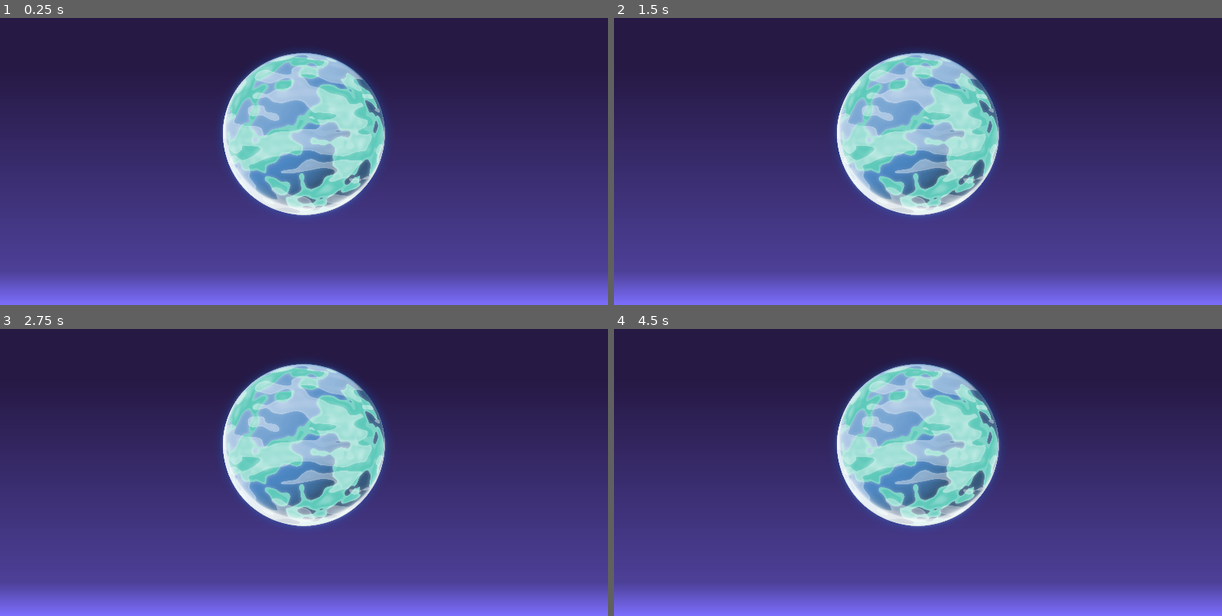
Above: before the commit, frames 1-4 (two rows, left to right).
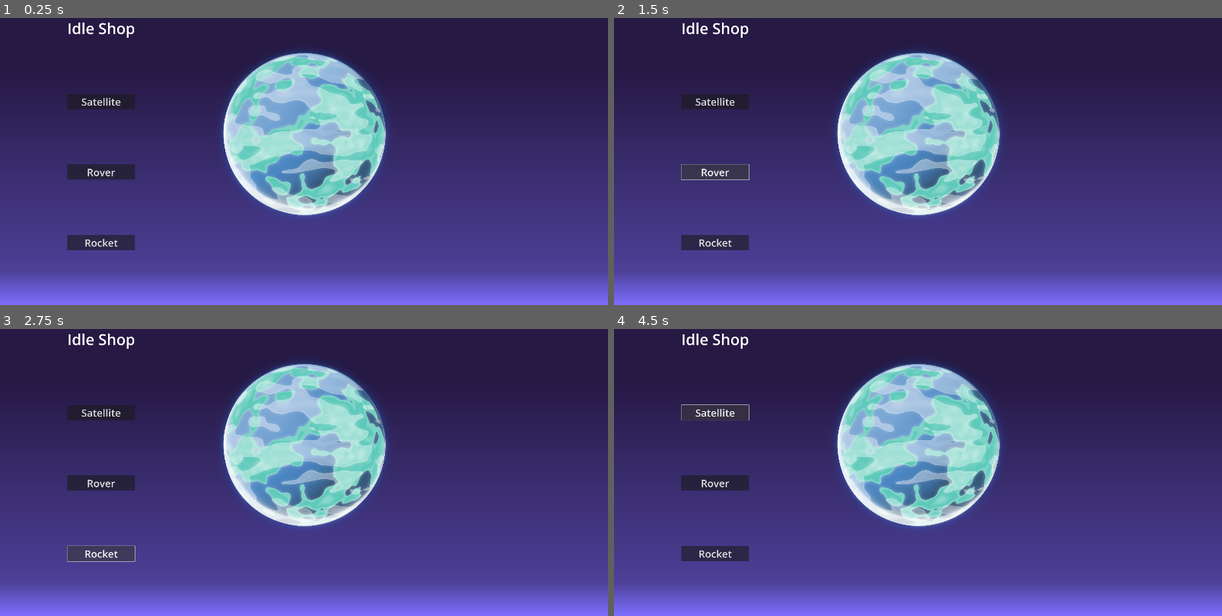
Above: after the commit, the same moments.

Repository: JStaed/planet-clicker-game
Game: Godot game, scene res://scenes/main.tscn
Same seed, same stepped clock (60 frames per second), same inputs: the game is played once before the commit and once after it. The project has no main scene, so this scene is started directly.
Inputs (mouse positions are in pixels of both pictures, inside the frame that each line leads up to):
- Up to frame 1 (0.25 s): no input
- Up to frame 2 (1.5 s): click (717, 101) at 0.5 s, where only the run after the commit has a clickable "Satellite"; click (717, 172) at 1.25 s, where only the run after the commit has a clickable "Rover"
- Up to frame 3 (2.75 s): click (103, 552) at 2 s, where only the run after the commit has a clickable "Rocket"
- Up to frame 4 (4.5 s): click (918, 443) at 2.75 s; click (918, 443) at 3.5 s; click (717, 412) at 4.25 s, where only the run after the commit has a clickable "Satellite"

The runs differ from the first frame. In frame 1, 2.6% of the frame differs, in the area x 11-64%, y 1-81%; in frame 2, 2.7%; in frame 3, 2.7%, in the area x 11-64%, y 1-82%; in frame 4, 2.2%.

Commit message:
10 minute

Diff:
--- /dev/null
+++ b/resources/ButtonTheme.tres
@@ -0,0 +1,4 @@
+[gd_resource type="Theme" format=3 uid="uid://doenlf68pau7h"]
+
+[resource]
+default_font_size = 64
--- a/scenes/main.tscn
+++ b/scenes/main.tscn
@@ -1,7 +1,8 @@
-[gd_scene load_steps=5 format=3 uid="uid://b8ae071qdtqmx"]
+[gd_scene load_steps=7 format=3 uid="uid://b8ae071qdtqmx"]
 
 [ext_resource type="PackedScene" uid="uid://d33sg7aanijho" path="res://prefabs/spacer.tscn" id="1_o5qli"]
 [ext_resource type="Texture2D" uid="uid://c8l05r1uqvjag" path="res://planet-sprites/planet00.png" id="2_0wfyh"]
+[ext_resource type="Theme" uid="uid://doenlf68pau7h" path="res://resources/ButtonTheme.tres" id="2_sugp2"]
 
 [sub_resource type="Gradient" id="Gradient_sgp6g"]
 offsets = PackedFloat32Array(0.3, 0.9, 1)
@@ -12,6 +13,9 @@
 width = 1920
 height = 1080
 fill_to = Vector2(0, 1)
+
+[sub_resource type="Theme" id="Theme_jyhfs"]
+default_font_size = 96
 
 [node name="Node2D" type="Node2D"]
 
@@ -43,6 +47,42 @@
 size_flags_horizontal = 3
 alignment = 1
 
+[node name="Spacer5" parent="CanvasLayer/Control/HBoxContainer/Left" instance=ExtResource("1_o5qli")]
+layout_mode = 2
+
+[node name="Label" type="Label" parent="CanvasLayer/Control/HBoxContainer/Left"]
+layout_mode = 2
+theme = SubResource("Theme_jyhfs")
+text = "Idle Shop"
+horizontal_alignment = 1
+
+[node name="Spacer4" parent="CanvasLayer/Control/HBoxContainer/Left" instance=ExtResource("1_o5qli")]
+layout_mode = 2
+
+[node name="Button" type="Button" parent="CanvasLayer/Control/HBoxContainer/Left"]
+layout_mode = 2
+theme = ExtResource("2_sugp2")
+text = "Satellite"
+
+[node name="Spacer" parent="CanvasLayer/Control/HBoxContainer/Left" instance=ExtResource("1_o5qli")]
+layout_mode = 2
+
+[node name="Button2" type="Button" parent="CanvasLayer/Control/HBoxContainer/Left"]
+layout_mode = 2
+theme = ExtResource("2_sugp2")
+text = "Rover"
+
+[node name="Spacer2" parent="CanvasLayer/Control/HBoxContainer/Left" instance=ExtResource("1_o5qli")]
+layout_mode = 2
+
+[node name="Button3" type="Button" parent="CanvasLayer/Control/HBoxContainer/Left"]
+layout_mode = 2
+theme = ExtResource("2_sugp2")
+text = "Rocket"
+
+[node name="Spacer3" parent="CanvasLayer/Control/HBoxContainer/Left" instance=ExtResource("1_o5qli")]
+layout_mode = 2
+
 [node name="Spacer2" parent="CanvasLayer/Control/HBoxContainer" instance=ExtResource("1_o5qli")]
 layout_mode = 2
 
